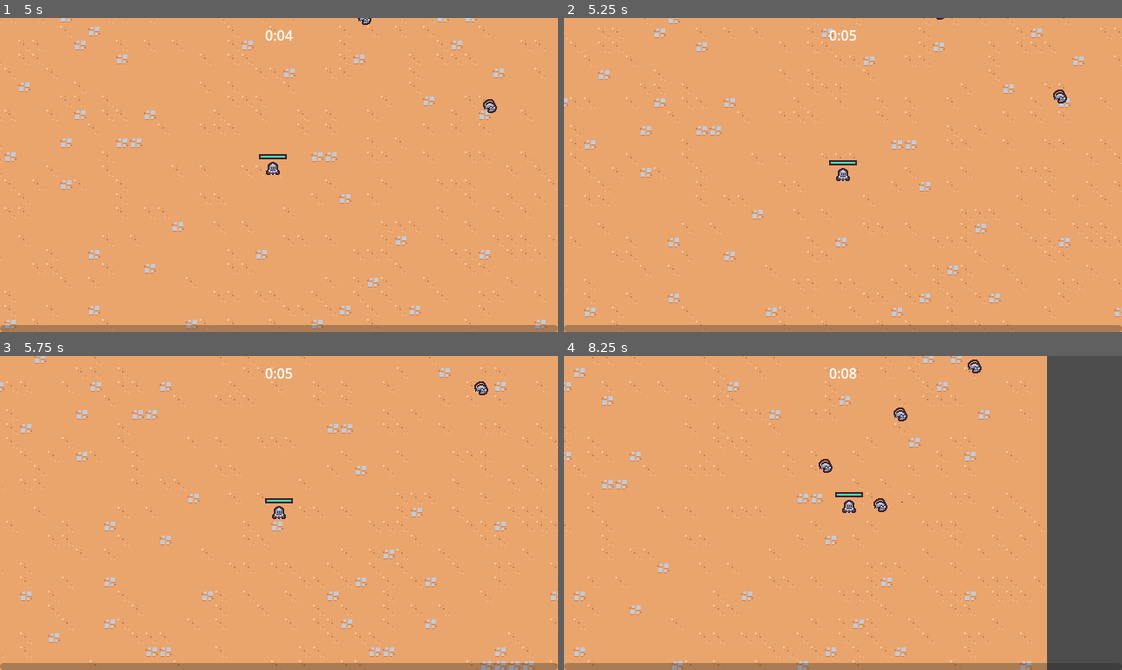
Above: before the commit, frames 1-4 (two rows, left to right).
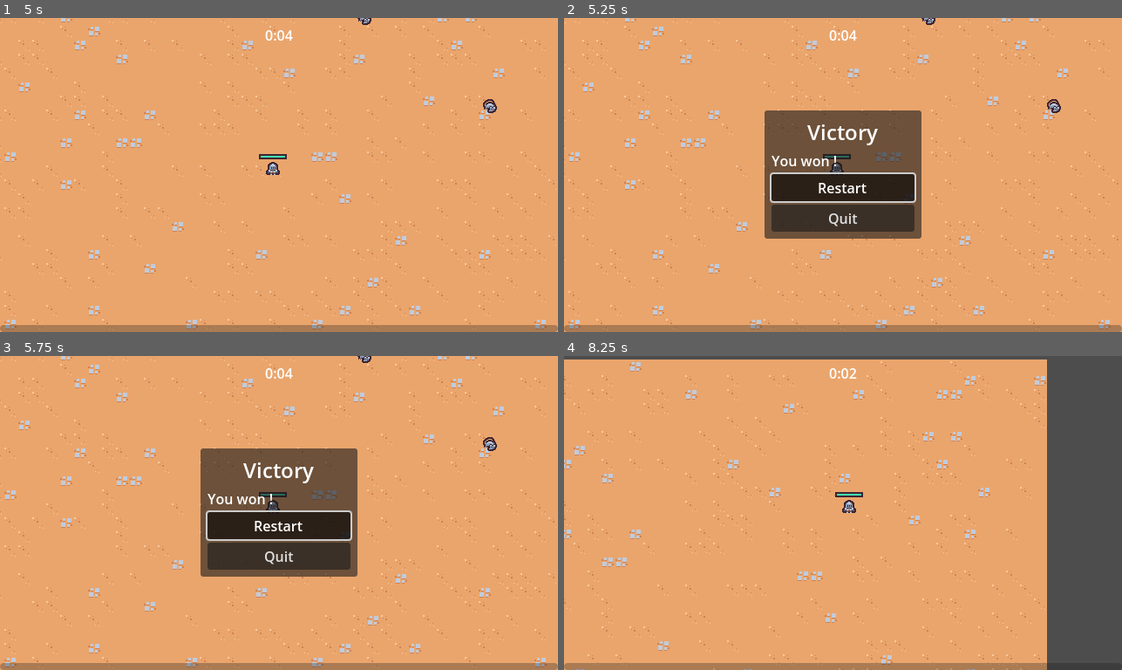
Above: after the commit, the same moments.

Repository: rafariossaa/godot_2d_survival_tutorial
Game: Godot game, scene res://scenes/main/main.tscn
Same seed, same stepped clock (60 frames per second), same inputs: the game is played once before the commit and once after it.
Inputs (mouse positions are in pixels of both pictures, inside the frame that each line leads up to):
- Up to frame 1 (5 s): move the mouse to (401, 159) at 0.52 s; press the mouse at (401, 159) at 0.53 s; hold Right (move_right) 0.53-1.28 s; move the mouse to (167, 190) at 1.27 s; release the mouse at (167, 190) at 1.28 s; hold Down (move_down) 1.28-2.03 s; click (167, 190) at 1.35 s; move the mouse to (334, 105) at 2.02 s; press the mouse at (334, 105) at 2.03 s; hold Right (move_right) 2.03-2.78 s; move the mouse to (251, 237) at 2.77 s; release the mouse at (251, 237) at 2.78 s; hold Up (move_up) 2.78-3.53 s; click (251, 237) at 2.85 s; move the mouse to (446, 222) at 3.52 s; press the mouse at (446, 222) at 3.53 s; hold Left (move_left) from 3.53 s (still down); move the mouse to (111, 127) at 4.27 s; release the mouse at (111, 127) at 4.28 s; click (111, 127) at 4.35 s
- Up to frame 2 (5.25 s): move the mouse to (870, 175) at 5.02 s; release Left (move_left) at 5.03 s; press the mouse at (870, 175) at 5.03 s; hold Down (move_down) from 5.03 s (still down)
- Up to frame 3 (5.75 s): keep holding Down (move_down)
- Up to frame 4 (8.25 s): release Down (move_down) at 5.75 s; release the mouse at (870, 513) at 5.75 s; click (843, 525) at 5.75 s, where only the run after the commit has a clickable "Restart"; move the mouse to (759, 434) at 6.52 s; hold Right (move_right) 6.53-7.28 s; click (759, 434) at 6.6 s; move the mouse to (965, 497) at 7.27 s; press the mouse at (965, 497) at 7.28 s; hold Up (move_up) 7.28-8.03 s; move the mouse to (731, 528) at 8.02 s; release the mouse at (731, 528) at 8.03 s; hold Right (move_right) from 8.03 s (still down); click (731, 528) at 8.1 s

Frame 1 is identical in both runs. In frame 2, 16% of the frame differs, in the area x 0-100%, y 0-100%; in frame 3, 16%; in frame 4, 5.3%.

Commit message:
Lesson 28- Victory Screen

Diff:
--- a/scenes/manager/arena_time_manager.gd
+++ b/scenes/manager/arena_time_manager.gd
@@ -1,6 +1,17 @@
 extends Node
+
+@export var victory_screen_scene: PackedScene
 
 @onready var timer = $Timer
 
+func _ready():
+	timer.timeout.connect(on_timer_timeout)
+
+
 func get_time_elapsed():
 	return timer.wait_time - timer.time_left
+
+
+func on_timer_timeout():
+	var victory_screen_instace = victory_screen_scene.instantiate()
+	add_child(victory_screen_instace)
--- a/scenes/manager/arena_time_manager.tscn
+++ b/scenes/manager/arena_time_manager.tscn
@@ -1,11 +1,13 @@
-[gd_scene load_steps=2 format=3 uid="uid://brk2x74hqlro7"]
+[gd_scene load_steps=3 format=3 uid="uid://brk2x74hqlro7"]
 
 [ext_resource type="Script" path="res://scenes/manager/arena_time_manager.gd" id="1_qsevd"]
+[ext_resource type="PackedScene" uid="uid://rsky7aeuapu3" path="res://scenes/ui/victory_screen.tscn" id="2_nm6sb"]
 
 [node name="ArenaTimeManager" type="Node"]
 script = ExtResource("1_qsevd")
+victory_screen_scene = ExtResource("2_nm6sb")
 
 [node name="Timer" type="Timer" parent="."]
-wait_time = 60.0
+wait_time = 5.0
 one_shot = true
 autostart = true
--- /dev/null
+++ b/scenes/ui/victory_screen.gd
@@ -0,0 +1,16 @@
+extends CanvasLayer
+
+
+
+func _ready():
+	get_tree().paused = true
+	$%RestartButton.pressed.connect(on_restart_button_pressed)
+	$%QuitButton.pressed.connect(on_quit_button_pressed)
+
+func on_restart_button_pressed():
+	get_tree().paused = false
+	get_tree().change_scene_to_file("res://scenes/main/main.tscn")
+
+
+func on_quit_button_pressed():
+	get_tree().quit()
--- /dev/null
+++ b/scenes/ui/victory_screen.tscn
@@ -0,0 +1,53 @@
+[gd_scene load_steps=2 format=3 uid="uid://rsky7aeuapu3"]
+
+[ext_resource type="Script" path="res://scenes/ui/victory_screen.gd" id="1_i0l1i"]
+
+[node name="VictoryScreen" type="CanvasLayer"]
+process_mode = 3
+script = ExtResource("1_i0l1i")
+
+[node name="MarginContainer" type="MarginContainer" parent="."]
+anchors_preset = 15
+anchor_right = 1.0
+anchor_bottom = 1.0
+grow_horizontal = 2
+grow_vertical = 2
+
+[node name="PanelContainer" type="PanelContainer" parent="MarginContainer"]
+layout_mode = 2
+size_flags_horizontal = 4
+size_flags_vertical = 4
+
+[node name="MarginContainer" type="MarginContainer" parent="MarginContainer/PanelContainer"]
+custom_minimum_size = Vector2(180, 0)
+layout_mode = 2
+theme_override_constants/margin_left = 8
+theme_override_constants/margin_top = 8
+theme_override_constants/margin_right = 8
+theme_override_constants/margin_bottom = 8
+
+[node name="VBoxContainer" type="VBoxContainer" parent="MarginContainer/PanelContainer/MarginContainer"]
+layout_mode = 2
+
+[node name="Label" type="Label" parent="MarginContainer/PanelContainer/MarginContainer/VBoxContainer"]
+layout_mode = 2
+theme_override_font_sizes/font_size = 24
+text = "Victory"
+horizontal_alignment = 1
+vertical_alignment = 1
+
+[node name="Label2" type="Label" parent="MarginContainer/PanelContainer/MarginContainer/VBoxContainer"]
+layout_mode = 2
+text = "You won !"
+
+[node name="RestartButton" type="Button" parent="MarginContainer/PanelContainer/MarginContainer/VBoxContainer"]
+unique_name_in_owner = true
+layout_mode = 2
+text = "Restart
+"
+
+[node name="QuitButton" type="Button" parent="MarginContainer/PanelContainer/MarginContainer/VBoxContainer"]
+unique_name_in_owner = true
+layout_mode = 2
+text = "Quit
+"
